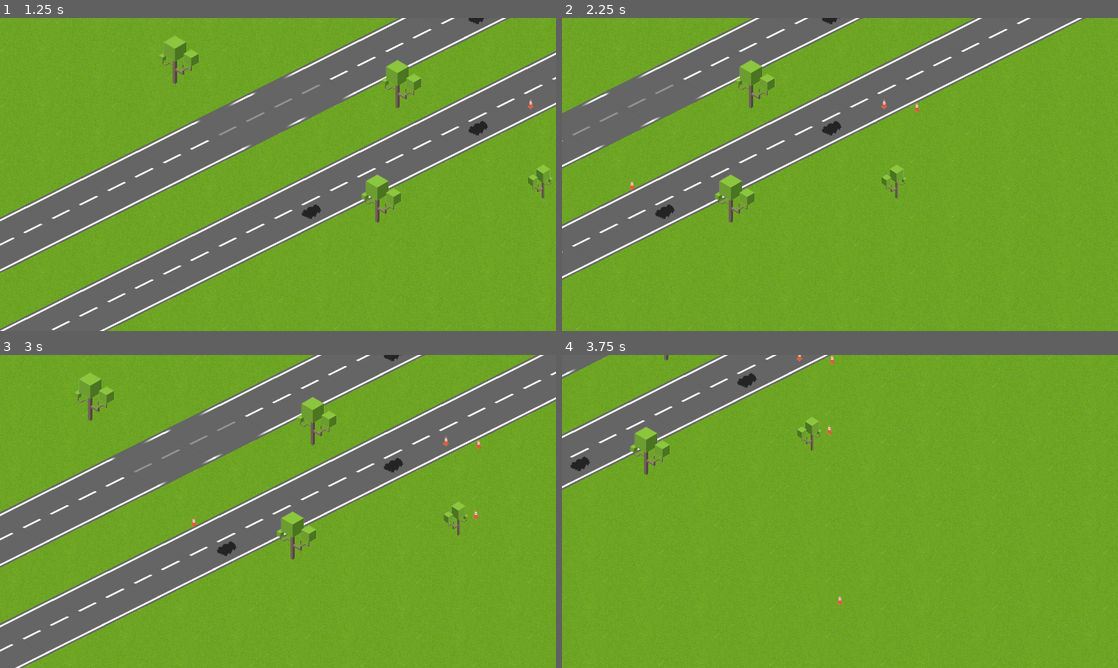
Above: before the commit, frames 1-4 (two rows, left to right).
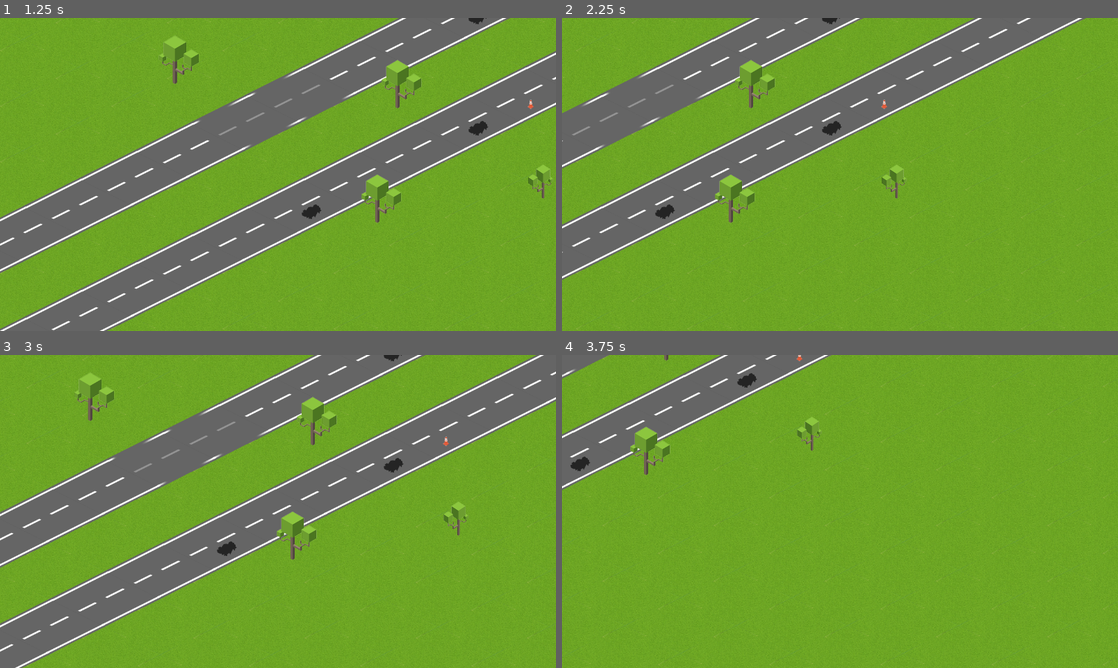
Above: after the commit, the same moments.

Repository: Machalord/Global-Game-Jam-2020
Game: Godot game, scene res://game.tscn
Two runs of this game, one before a commit and one after it. Both use one fixed random seed, a clock stepped at 60 frames per second and the inputs below. The project has no main scene, so this scene is started directly.
Inputs (mouse positions are in pixels of both pictures, inside the frame that each line leads up to):
- Up to frame 1 (1.25 s): tap Enter at 0.5 s; move the mouse to (161, 152) at 0.52 s; click (161, 152) at 0.6 s
- Up to frame 2 (2.25 s): tap Space at 1.25 s; move the mouse to (1090, 105) at 1.27 s; click (1090, 105) at 1.35 s; move the mouse to (578, 183) at 2.02 s; click (578, 183) at 2.1 s
- Up to frame 3 (3 s): move the mouse to (528, 511) at 2.77 s; click (528, 511) at 2.85 s
- Up to frame 4 (3.75 s): move the mouse to (840, 649) at 3.52 s; click (840, 649) at 3.6 s

Frame 1 is identical in both runs. In frame 2, less than 0.1% of the frame differs, in the area x 12-65%, y 27-56%; in frame 3, less than 0.1%; in frame 4, less than 0.1%, in the area x 47-51%, y 0-80%.

Commit message:
Toque todo para que funcione el desgaste

Diff:
--- a/Global.gd
+++ b/Global.gd
@@ -6,12 +6,12 @@
 # var b = "text"
 
 var money
-var herramienta = 4
+var herramienta = 3
 var actionTimer = -1
+
 # Called when the node enters the scene tree for the first time.
 func _ready():
 	pass # Replace with function body.
-
 
 # Called every frame. 'delta' is the elapsed time since the previous frame.
 func _process(delta):
--- /dev/null
+++ b/NodoTile.tscn
@@ -0,0 +1,6 @@
+[gd_scene load_steps=2 format=2]
+
+[ext_resource path="res://nodoTile.gd" type="Script" id=1]
+
+[node name="Node2D" type="Node2D"]
+script = ExtResource( 1 )
--- /dev/null
+++ b/TilesManager.gd
@@ -0,0 +1,15 @@
+extends TileMap
+
+var instancia = load("res://nodoTile.tscn")
+
+func _ready():
+	for asd in get_used_cells():
+		var spawn = instancia.instance()
+		add_child(spawn)
+		spawn.Iniciar(asd.x,asd.y)
+	pass
+
+func SetNodeTipe(pos,tipo):
+	for asd in get_children():
+		if asd.Comparar(pos):
+			asd.SetTipoTile(tipo)
--- a/aplanadora.gd
+++ b/aplanadora.gd
@@ -16,7 +16,7 @@
 	duration -= delta
 	if duration < 0:
 		var tilemap = get_node("/root/game/TileMap")
-		tilemap.set_cellv(mapaPos,0)
+		tilemap.SetNodeTipe(mapaPos,0)
 		get_parent().queue_free()
 	if direction:
 		cont+=1
--- a/game.gd
+++ b/game.gd
@@ -60,10 +60,11 @@
 	pass
 
 enum TileTipe{
-	tierra = 1,
+	normal = 0,
+	bache = 1,
 	despintado = 2,
-	bache = 3,
-	normal = 4
+	pasto = 3,
+	tierra = 4
 }
 
 enum Herramienta{
--- a/game.tscn
+++ b/game.tscn
@@ -6,6 +6,7 @@
 [ext_resource path="res://cono.tscn" type="PackedScene" id=4]
 [ext_resource path="res://tree.png" type="Texture" id=5]
 [ext_resource path="res://Camera2D.gd" type="Script" id=6]
+[ext_resource path="res://TilesManager.gd" type="Script" id=7]
 
 [sub_resource type="RectangleShape2D" id=1]
 extents = Vector2( 49.6951, 359.251 )
@@ -28,6 +29,7 @@
 cell_size = Vector2( 256, 128 )
 format = 1
 tile_data = PoolIntArray( -1179649, 3, 0, -1245184, 3, 0, -1245183, 3, 0, -1245182, 3, 0, -1245181, 3, 0, -1114116, 3,  …(14701 unchanged characters)…
+script = ExtResource( 7 )
 
 [node name="spawnAutos" parent="." instance=ExtResource( 1 )]
 position = Vector2( 2586.98, -753.534 )
--- a/new_tileset.tres
+++ b/new_tileset.tres
@@ -1,10 +1,12 @@
-[gd_resource type="TileSet" load_steps=6 format=2]
+[gd_resource type="TileSet" load_steps=7 format=2]
 
 [ext_resource path="res://tile1.png" type="Texture" id=1]
 [ext_resource path="res://tile2.png" type="Texture" id=2]
 [ext_resource path="res://tile3.png" type="Texture" id=3]
 [ext_resource path="res://tile4.png" type="Texture" id=4]
 [ext_resource path="res://tile5.png" type="Texture" id=5]
+
+[sub_resource type="GDScript" id=1]
 
 [resource]
 0/name = "tile1.png 0"
@@ -57,3 +59,4 @@
 4/navigation_offset = Vector2( 0, 0 )
 4/shapes = [  ]
 4/z_index = 0
+script = SubResource( 1 )
--- /dev/null
+++ b/nodoTile.gd
@@ -0,0 +1,40 @@
+extends Node
+
+var mapPosition
+var cataclismo
+var tilemap
+
+func _ready():
+	tilemap = get_node("/root/game/TileMap")
+	cataclismo = rand_range(10,300);
+	pass # Replace with function body.
+
+func Comparar(pos):
+	return pos.x == mapPosition.x and pos.y == mapPosition.y
+
+func Iniciar(posX,posY):
+	mapPosition = Vector2(posX,posY)
+
+func SetTipoTile(tipo):
+	cataclismo = rand_range(10,300);
+	tilemap.set_cellv(mapPosition,tipo)
+
+func _process(delta):
+	var tipoTile = tilemap.get_cellv(mapPosition)
+	if tipoTile != TileTipe.pasto:
+		if cataclismo >= 0:
+			cataclismo -= rand_range( 0, 10 ) * delta
+		elif tipoTile != TileTipe.bache and tipoTile != TileTipe.despintado:
+			if rand_range(0,1) == 0:
+				tilemap.set_cellv(mapPosition,TileTipe.bache)
+			else:
+				tilemap.set_cellv(mapPosition,TileTipe.despintado)
+	pass
+
+enum TileTipe{
+	normal = 0,
+	bache = 1,
+	despintado = 2,
+	pasto = 3,
+	tierra = 4
+}
--- a/obrero martillo.gd
+++ b/obrero martillo.gd
@@ -13,5 +13,5 @@
 	duration -= delta
 	if duration < 0:
 		var tilemap = get_node("/root/game/TileMap")
-		tilemap.set_cellv(mapaPos,0)
+		tilemap.SetNodeTipe(mapaPos,0)
 		get_parent().queue_free()
--- a/volcador.gd
+++ b/volcador.gd
@@ -34,6 +34,6 @@
 func _on_AnimationPlayer_animation_finished(anim_name):
 	andar = true
 	var tilemap = get_node("/root/game/TileMap")
-	tilemap.set_cellv(mapaPos,0)
+	tilemap.SetNodeTipe(mapaPos,0)
 	transparencia=true
 	pass # Replace with function body.
Not shown: 1 places in game.tscn that only renumber resources
